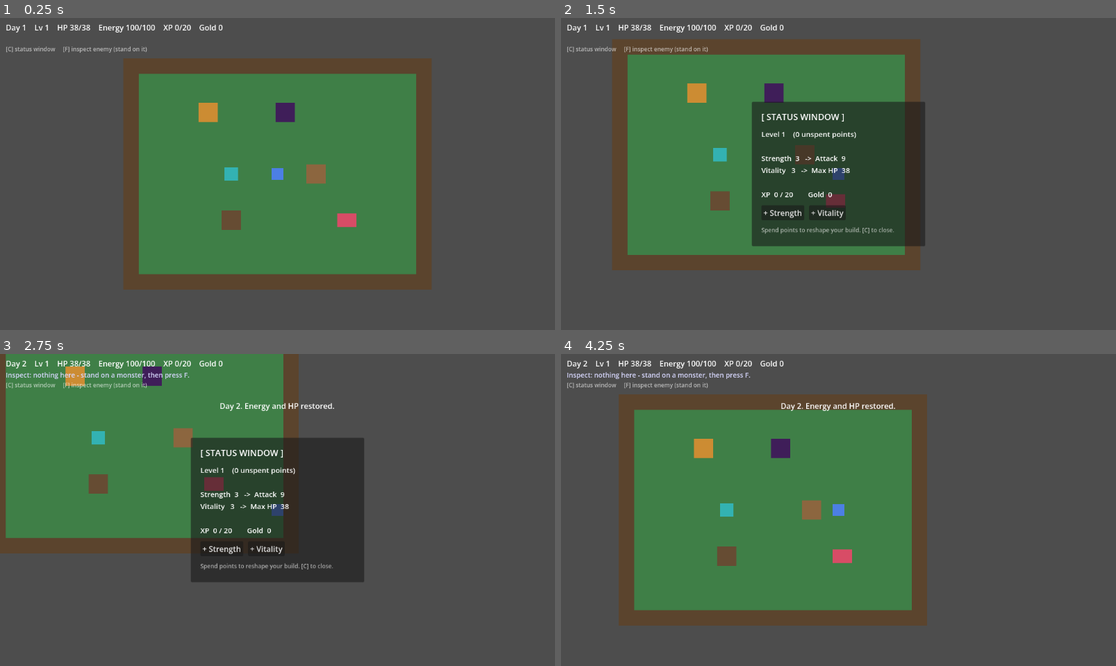
Above: before the commit, frames 1-4 (two rows, left to right).
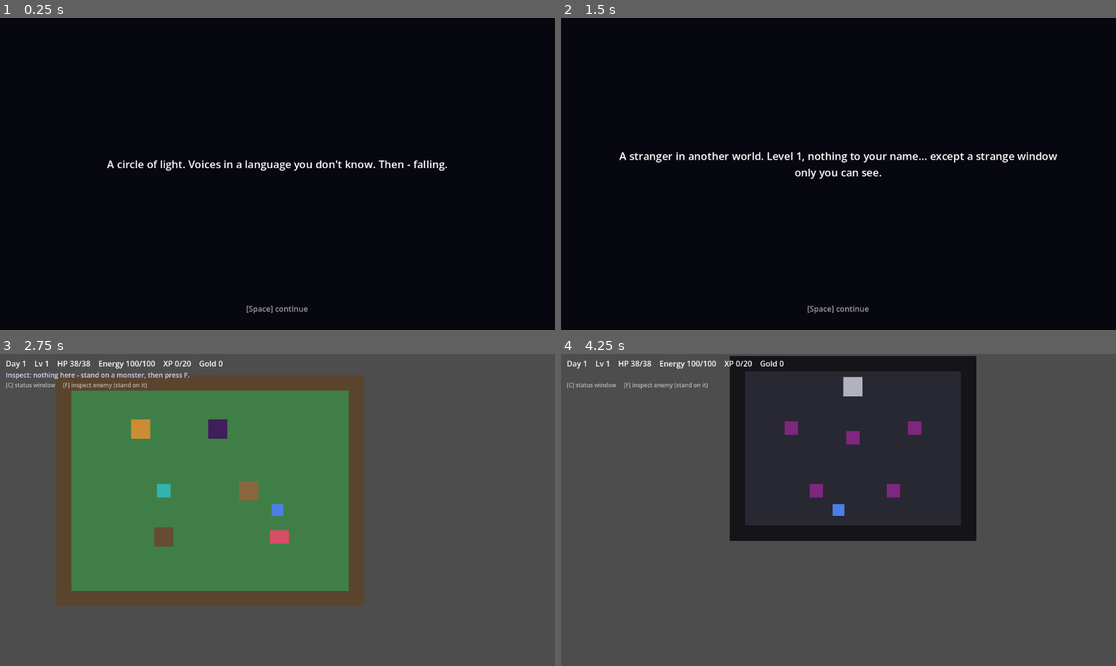
Above: after the commit, the same moments.

Repository: fkenmar/Altiare
Game: Godot game, scene res://scenes/Intro.tscn
Two runs of this game, one before a commit and one after it. Both use one fixed random seed, a clock stepped at 60 frames per second and the inputs below. Before the commit the project starts from res://scenes/World.tscn.
Inputs:
- Up to frame 1 (0.25 s): no input
- Up to frame 2 (1.5 s): tap Enter (ui_accept) at 0.5 s; hold D 0.53-1.28 s; hold Enter (ui_accept) 0.53-1.28 s; hold S from 1.28 s (still down); tap C at 1.35 s
- Up to frame 3 (2.75 s): tap Enter (ui_accept) at 1.52, 1.55, 1.82 s; release S at 2.03 s; hold D from 2.03 s (still down); hold Enter (ui_accept) from 2.03 s (still down); tap F at 2.1 s
- Up to frame 4 (4.25 s): tap F at 2.75, 3.5 s; release D at 2.78 s; release Enter (ui_accept) at 2.78 s; hold W 2.78-3.53 s; tap Enter (ui_accept) at 2.85, 3.02, 3.32 s; hold A from 3.53 s (still down); hold Enter (ui_accept) from 3.53 s (still down); tap C at 3.6 s

The runs differ from the first frame. In frame 1, 100% of the frame differs, in the area x 0-100%, y 0-100%; in frame 2, 100%; in frame 3, 38%; in frame 4, 51%.

Commit message:
M5: isekai cold-open intro, Mira the guide, level-scaling dungeon

Diff:
--- a/project.godot
+++ b/project.godot
@@ -13,7 +13,7 @@
 config/name="New Game Project"
 config/features=PackedStringArray("4.6", "Forward Plus")
 config/icon="res://icon.svg"
-run/main_scene="res://scenes/World.tscn"
+run/main_scene="res://scenes/Intro.tscn"
 
 [autoload]
 
--- /dev/null
+++ b/scenes/Intro.tscn
@@ -0,0 +1,6 @@
+[gd_scene load_steps=2 format=3]
+
+[ext_resource type="Script" path="res://scripts/Intro.gd" id="1_intro"]
+
+[node name="Intro" type="CanvasLayer"]
+script = ExtResource("1_intro")
--- a/scripts/Dungeon.gd
+++ b/scripts/Dungeon.gd
@@ -17,9 +17,19 @@
 
 @onready var _ground: TileMapLayer = $Ground
 
+const SCALING_PER_LEVEL: float = 0.3  # monsters get +30% per player level beyond 1
+
 func _ready() -> void:
 	TileFloorBuilder.build(_ground, WIDTH, HEIGHT, TILE_SIZE, FLOOR_COLOR, WALL_COLOR)
 	GameState.player_fainted.connect(_on_player_fainted)
+	_scale_monsters()
+
+## Each dive (the scene is freshly reloaded, so monsters respawn) scales to the player's
+## level, keeping the dungeon a meaningful reason to descend on day 10 as on day 1.
+func _scale_monsters() -> void:
+	var factor := 1.0 + SCALING_PER_LEVEL * (GameState.level - 1)
+	for m in get_tree().get_nodes_in_group("monster"):
+		m.apply_scaling(factor)
 
 func _on_player_fainted() -> void:
 	if _returning:
--- /dev/null
+++ b/scripts/Intro.gd
@@ -0,0 +1,58 @@
+extends CanvasLayer
+
+## The isekai cold-open (M5). A few lines of summon/arrival text, advanced with the
+## interact key, then it hands off to the town. Only the launch main scene plays this;
+## returning from the dungeon loads the town directly, so the intro shows just once.
+
+const LINES := [
+	"A circle of light. Voices in a language you don't know. Then - falling.",
+	"You wake on cold grass at the edge of a frontier village, the summoning still ringing in your ears.",
+	"A stranger in another world. Level 1, nothing to your name... except a strange window only you can see.",
+	"Move with WASD or the arrow keys. Press [C] to open your Status Window - the power that came with you.",
+	"Find Mira in the village; she'll explain the rest. Welcome to your new life.",
+]
+
+var _index: int = 0
+var _label: Label
+var _hint: Label
+
+func _ready() -> void:
+	var bg := ColorRect.new()
+	bg.color = Color(0.03, 0.03, 0.06)
+	bg.set_anchors_preset(Control.PRESET_FULL_RECT)
+	add_child(bg)
+
+	_label = Label.new()
+	_label.set_anchors_preset(Control.PRESET_FULL_RECT)
+	_label.offset_left = 96
+	_label.offset_right = -96
+	_label.offset_top = -40
+	_label.autowrap_mode = TextServer.AUTOWRAP_WORD_SMART
+	_label.horizontal_alignment = HORIZONTAL_ALIGNMENT_CENTER
+	_label.vertical_alignment = VERTICAL_ALIGNMENT_CENTER
+	_label.add_theme_font_size_override("font_size", 22)
+	add_child(_label)
+
+	_hint = Label.new()
+	_hint.set_anchors_preset(Control.PRESET_BOTTOM_WIDE)
+	_hint.offset_top = -56
+	_hint.offset_bottom = -28
+	_hint.horizontal_alignment = HORIZONTAL_ALIGNMENT_CENTER
+	_hint.text = "[Space] continue"
+	_hint.modulate = Color(1, 1, 1, 0.6)
+	add_child(_hint)
+
+	_refresh()
+
+func _refresh() -> void:
+	_label.text = LINES[_index]
+	if _index == LINES.size() - 1:
+		_hint.text = "[Space] step into the world"
+
+func _unhandled_input(event: InputEvent) -> void:
+	if event.is_action_pressed("ui_accept"):
+		_index += 1
+		if _index >= LINES.size():
+			get_tree().change_scene_to_file("res://scenes/World.tscn")
+		else:
+			_refresh()
--- a/scripts/Monster.gd
+++ b/scripts/Monster.gd
@@ -76,6 +76,15 @@
 		monster_name, xp_reward, gold_reward, GameState.level, GameState.xp, GameState.xp_to_next()])
 	queue_free()
 
+## Scale this monster's stats and rewards by a factor (the dungeon does this on entry
+## so a dive stays challenging and worthwhile as the player levels). Call before combat.
+func apply_scaling(factor: float) -> void:
+	max_hp = int(round(max_hp * factor))
+	attack = int(round(attack * factor))
+	xp_reward = int(round(xp_reward * factor))
+	gold_reward = int(round(gold_reward * factor))
+	hp = max_hp
+
 func _spawn_number(at: Vector2, value_text: String, color: Color) -> void:
 	var parent := get_parent()
 	if parent == null:
--- a/scripts/NPC.gd
+++ b/scripts/NPC.gd
@@ -5,9 +5,11 @@
 
 @export var npc_name: String = "Villager"
 @export var lines: PackedStringArray = PackedStringArray([
-	"Oh! A new face. Welcome to the frontier, traveler.",
-	"That cave at the edge of town? Monsters. Strong folk descend to grow stronger.",
-	"Me, I just tend my garden. There's a free plot if you fancy trying.",
+	"Welcome, summoned one. I'm Mira. Don't worry - the dizziness fades.",
+	"That cave to the north is the dungeon. Walk into a monster to fight; every swing spends energy.",
+	"Press [C] for your Status Window - inspect foes with [F], and pour level-up points into Strength or Vitality.",
+	"When energy runs low, come home and sleep. A new day restores you... and ripens whatever you've planted.",
+	"Tend the garden, claim bounties at the board. Build the life you want here. We're glad you came.",
 ])
 
 var _line: int = 0
